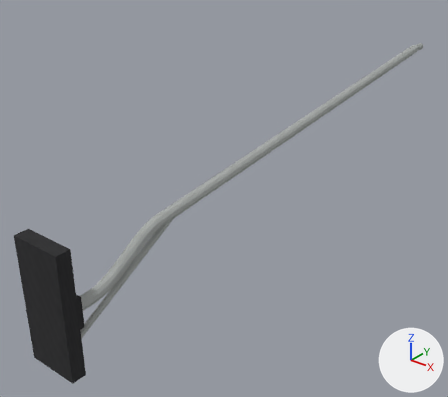
Two versions of the OBJ model src/main/resources/assets/realgrid/models/block/pole_light_mount/arm_5_straight.obj, one commit apart.
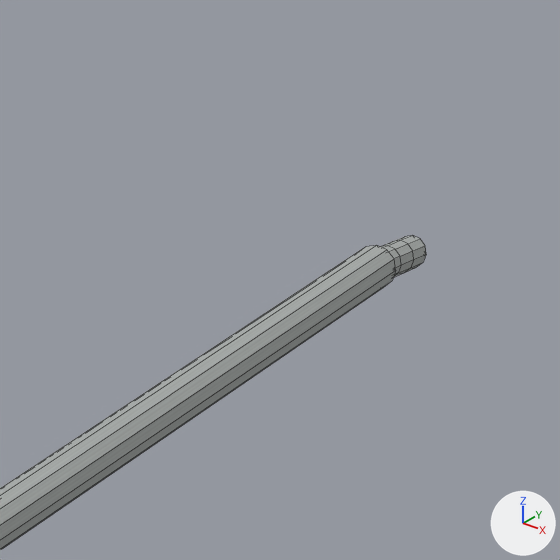
There are two pictures of each version: one whole from a 50 mm lens placed at (3.16, -2.66, 2.66), pointed at (0.18, 1.07, 0.34), one close up on the part from 77% to 100% of the width and 0% to 26% of the height. Every picture has the same lights, and +X, +Y and +Z are marked at lower right. The older version's two pictures come first. The close-ups show mesh edges as thin lines. Where no turn or scale is listed for an object, it has been applied to the vertices. Vertices at exactly the same position are counted once.

In view in the first close-up: 'pole_light_mount_5_straight'.
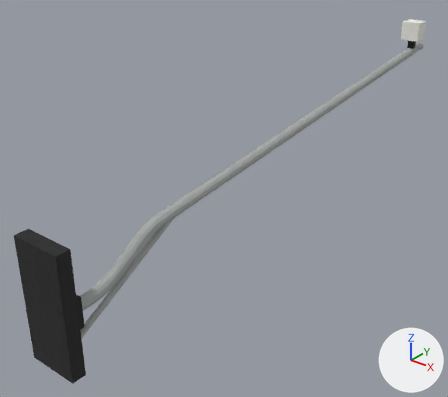
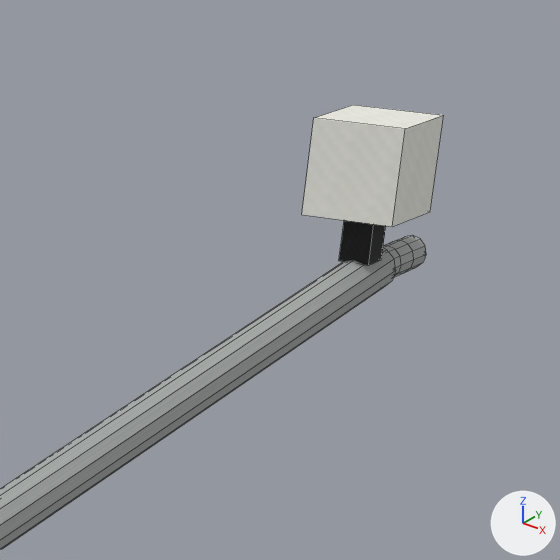
Location of each change, (x1, y1, x2, y2) in pixels of the close-ups (560 x 560 px):
'pole_light_mount_5_straight', reshaped
    before: (0, 235, 426, 550)
    after: (0, 105, 444, 550)
part 1 of me_pole_light_mount_5_straight, added
    after: (339, 220, 386, 265)
part 2 of me_pole_light_mount_5_straight, added
    after: (302, 105, 444, 227)

What changed in the scene script:
```text
Add img_pole_light_mount_porcelain:
    img_pole_light_mount_porcelain = load_image('pole_light_mount_porcelain', '../../../textures/blocks/pole_light_mount_porcelain.png', 16, 16, 'sRGB')
Add mat_porcelain:
    mat_porcelain = principled_material('porcelain')
    mat_porcelain.texture = img_pole_light_mount_porcelain
    mat_porcelain.roughness = 1.0
Change me_pole_light_mount_5_straight:
    used by ob_pole_light_mount_5_straight; location = (0.0, 0.0, 0.0)
    remove me_pole_light_mount_5_straight.from_pydata(...)  # 264 vertices, 237 faces; spans x 0.31..0.69, y -1.0..4.19, z 0.06..1.2
    add me_pole_light_mount_5_straight.from_pydata(...)  # 280 vertices, 249 faces; spans x 0.31..0.69, y -1.0..4.19, z 0.06..1.46
    me_pole_light_mount_5_straight part 1: a new loose piece, a box spanning x 0.469..0.531, y 3.896..3.959, z 1.183..1.277, in mat_clamp (picture img_pole_light_mount_clamp)
    me_pole_light_mount_5_straight part 2: a new loose piece, a box spanning x 0.41..0.59, y 3.83..4.02, z 1.28..1.46, in mat_porcelain (picture img_pole_light_mount_porcelain)
    add me_pole_light_mount_5_straight.materials.append(mat_porcelain)  # picture img_pole_light_mount_porcelain
```
